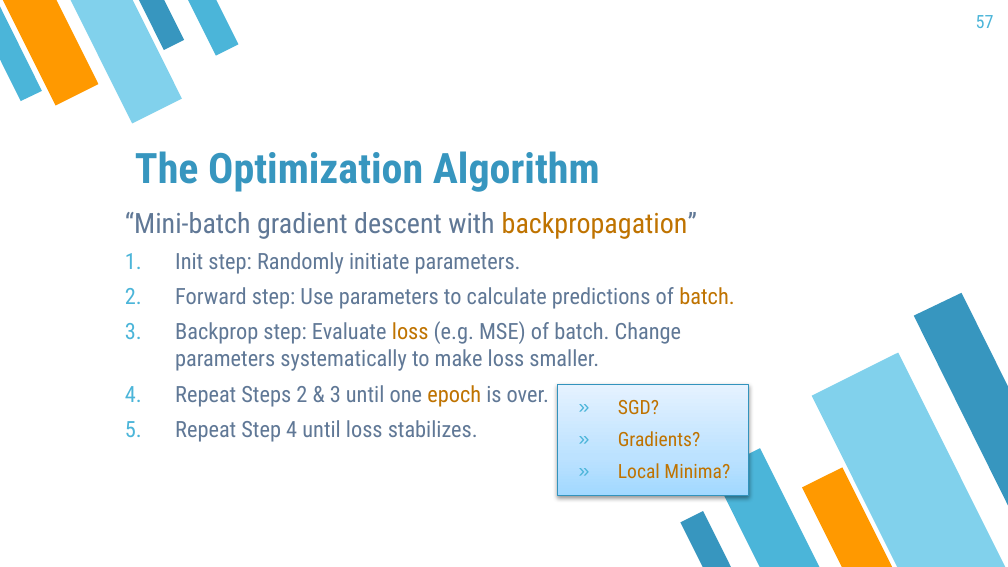
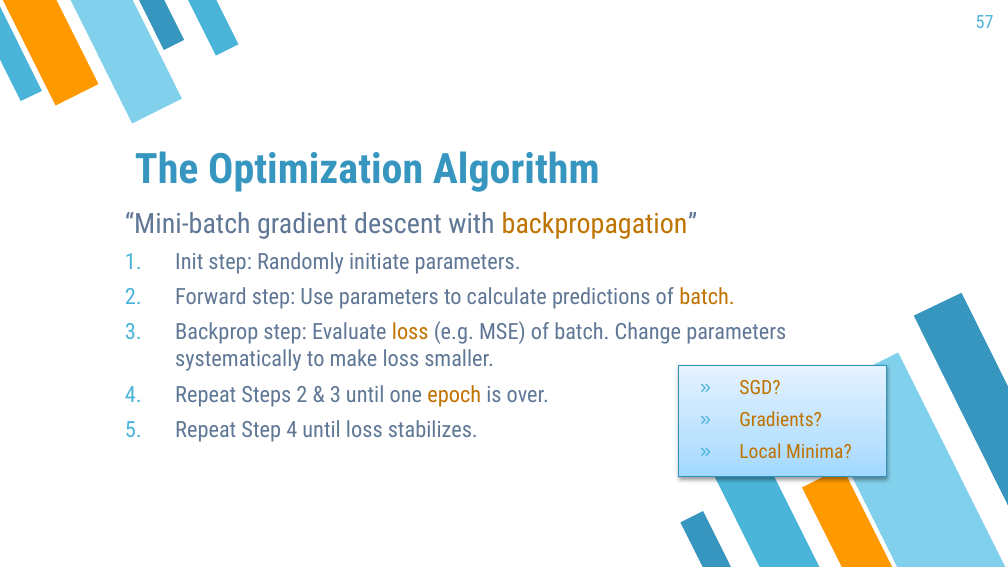
Before and after one commit to mayer79/ml_lecture, a slide deck: slide 57 of slides/ML_Lecture.pptx. Drawn at 1008x567 pixels with LibreOffice and Linux fonts; fonts in the diff are those of the drawing. Boxes give left, top, right and bottom in pixels: in the first picture for what was removed or moved away, otherwise in the second. Text is boxed around its words. In the diff, an @@ line names an element or a change of style, - is before the commit and + after.

```diff
--- a/slides/ML_Lecture.pptx
+++ b/slides/ML_Lecture.pptx
@@ text "“Mini-batch gradient descent with backpropagation”" rewrapped from <box>125,212,734,442</box> to <box>125,212,786,442</box> @@
@@ rectangle "SGD?": place and size @@
-rectangle "SGD?" at <box>557,384,749,496</box>
+rectangle "SGD?" at <box>679,365,887,477</box>
```
Also in this commit, not shown: 25 other slides changed, 2 other files.
